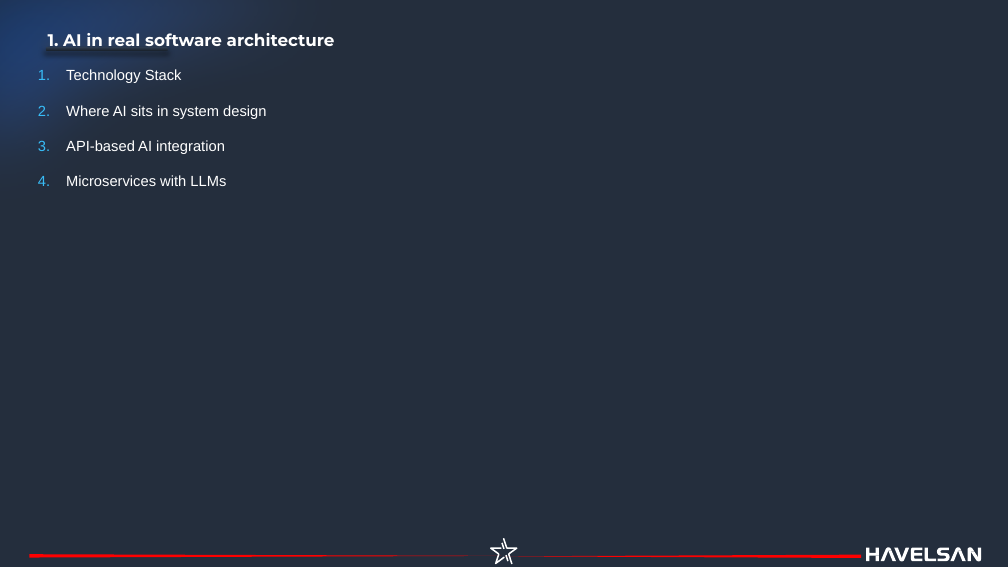
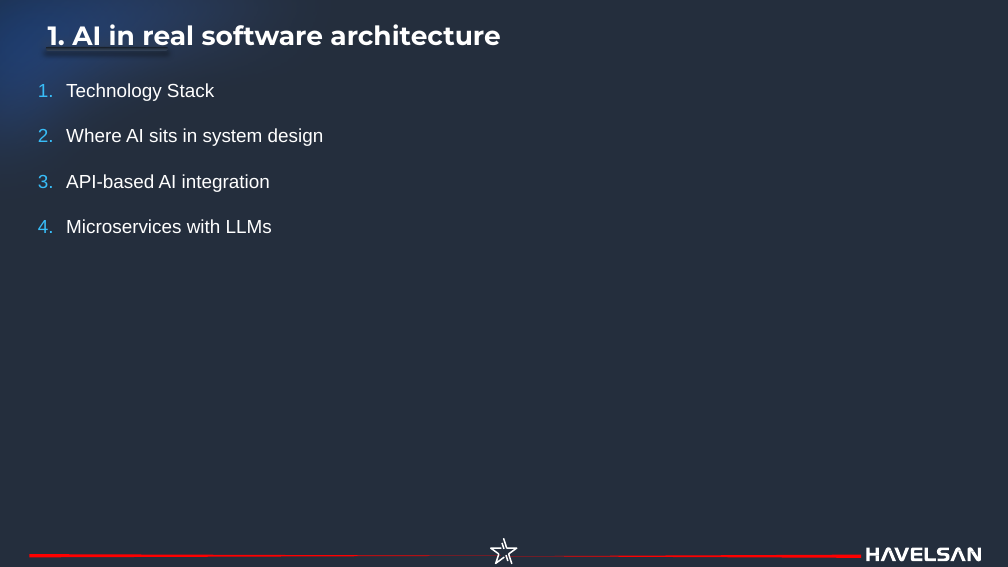
Before and after one commit to havelsan/YZ_EGITIM, a slide deck: slide 5 of presentations/03.Day_3_—_Building_AI_Systems_Production_Real_Use_Case.pptx (slide 4 before the commit). Drawn at 1008x567 pixels with LibreOffice and Linux fonts; fonts in the diff are those of the drawing. Boxes give left, top, right and bottom in pixels: in the first picture for what was removed or moved away, otherwise in the second. Text is boxed around its words. In the diff, an @@ line names an element or a change of style, - is before the commit and + after.

```diff
--- a/presentations/03.Day_3_—_Building_AI_Systems_Production_Real_Use_Case.pptx
+++ b/presentations/03.Day_3_—_Building_AI_Systems_Production_Real_Use_Case.pptx
@@ text "1. AI in real software ...": place and size @@
-text "1. AI in real software ..." at [48,33,335,51]
+text "1. AI in real software ..." at [48,24,500,49]
@@ text "1. AI in real software ..." at [48,24,500,49]: size 16 to 25.2 pt @@
@@ text "Technology Stack": place and size @@
-text "Technology Stack" at [66,69,266,186]
+text "Technology Stack" at [66,83,324,233]
@@ text "Technology Stack" at [66,83,324,233]: size 14 to 18 pt @@
@@ outline redrawn in 3 elements at [0,0,861,441], [29,554,501,557], [490,538,517,565] @@
```
Also in this commit, not shown: 10 other slides changed, 11 slides added, 2 slides removed, 13 other files.
